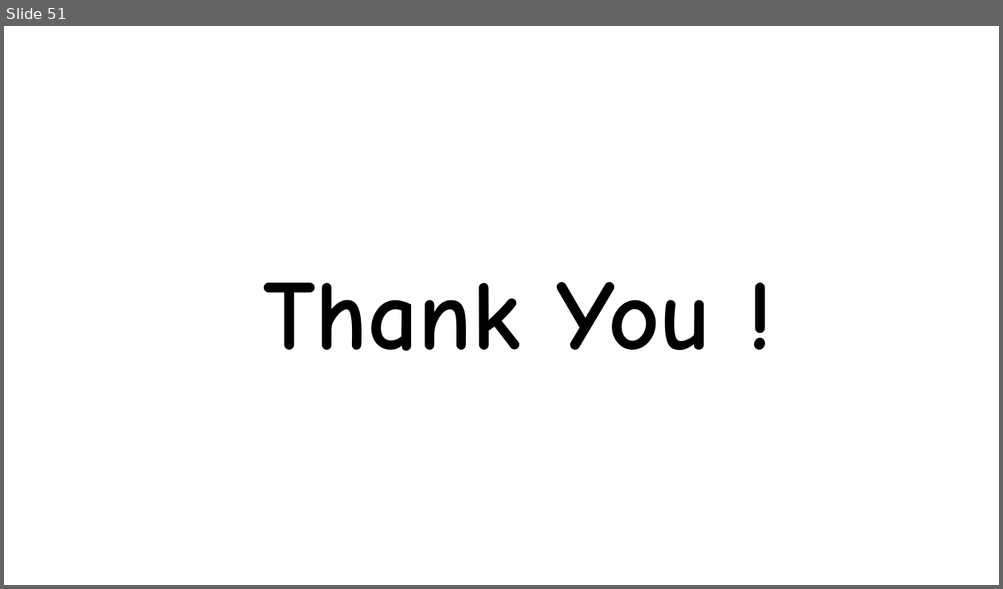
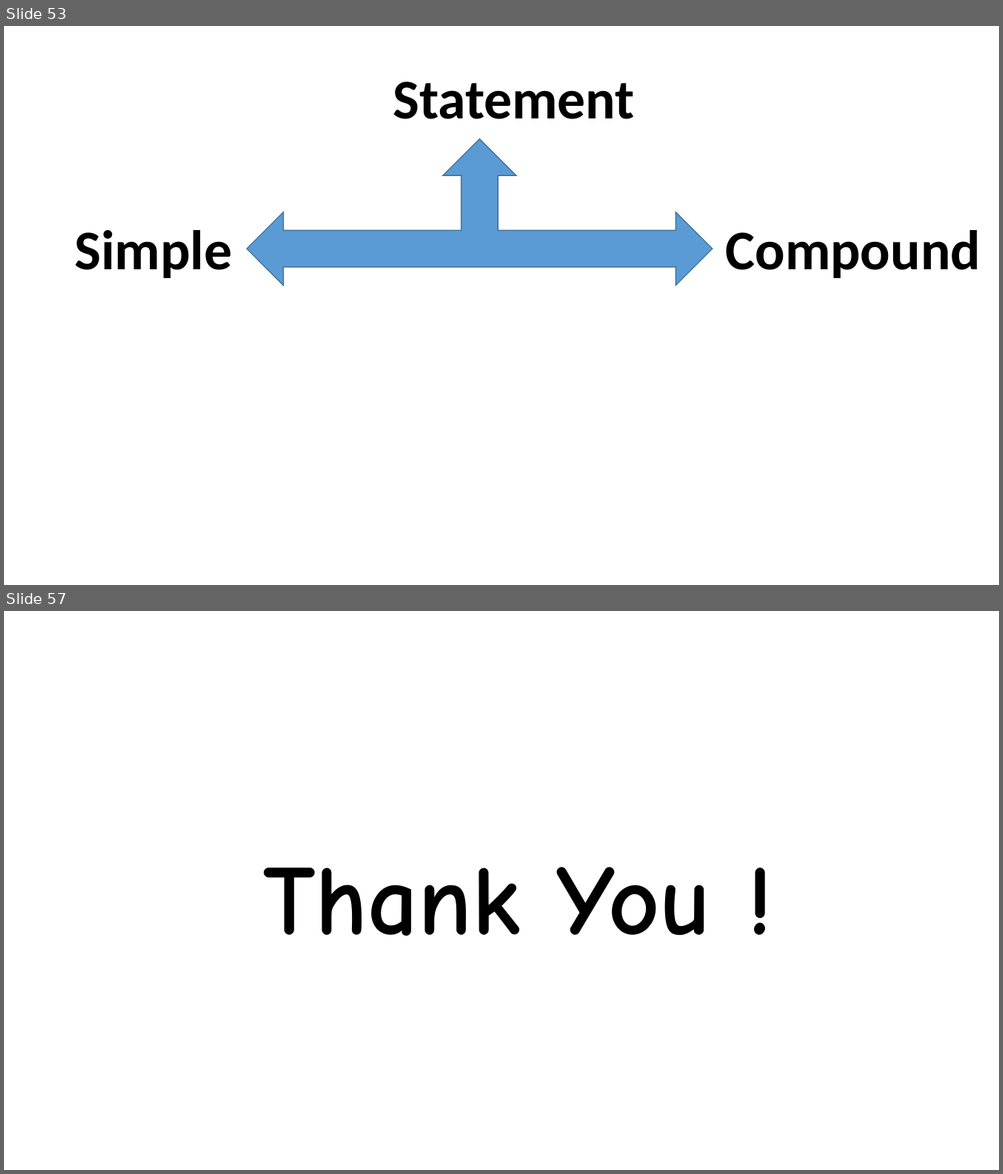
Before and after one commit to eusGithubwork/javaStudy, a slide deck: java.pptx. Shown one above the other, each under a label of ours: slide 51 before the commit, slides 53 and 57 after it; the slides between them are not shown. The pictures are 1003x589 and 1003x1174 pixels, drawn with LibreOffice and Linux fonts; fonts in the diff are those of the drawing. Boxes give left, top, right and bottom in pixels: in the first picture for what was removed or moved away, otherwise in the second. Text is boxed around its words. In the diff, an @@ line names an element or a change of style, - is before the commit and + after.

```diff
--- a/java.pptx
+++ b/java.pptx
@@ slide 53 added at <box>4,26,999,585</box>, background #FFFFFF @@
@@ text added at <box>392,82,634,119</box>, 54 pt, text #000000, bold @@
+Statement
@@ left right up arrow added at <box>247,138,712,285</box>, fill #5B9BD5, outline #43739E 1 pt @@
@@ text added at <box>74,230,980,278</box>, 54 pt, text #000000, bold @@
+Simple Compound
@@ what was slide 51 is now slide 57 @@
```
Also in this commit, not shown: 1 slide changed, 5 other slides added, 3 other files.
